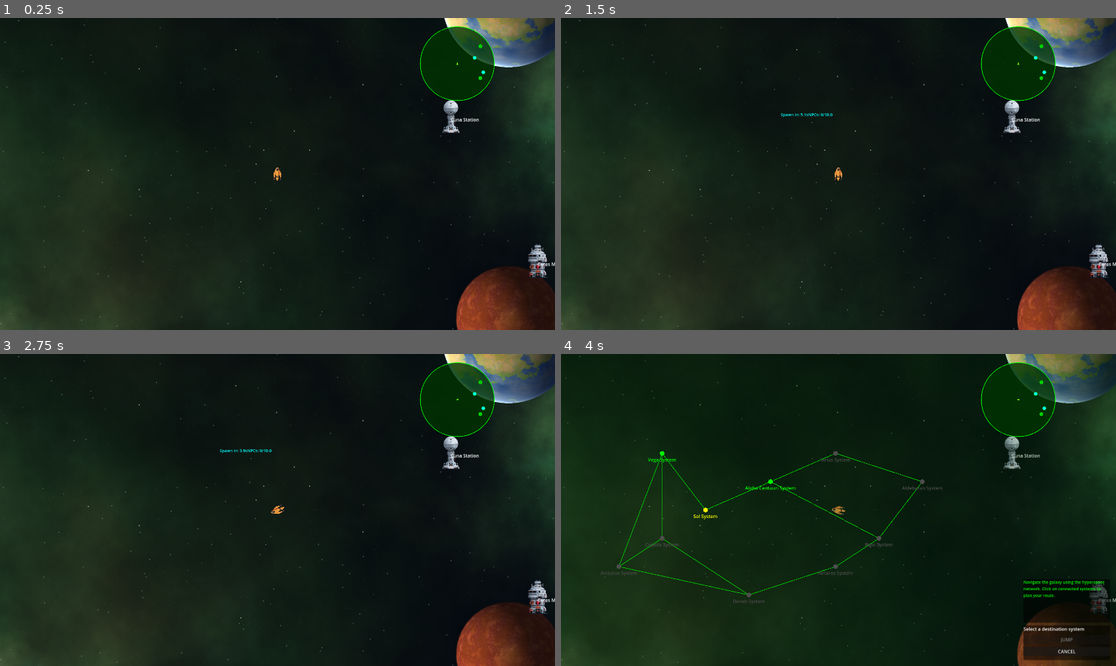
Above: before the commit, frames 1-4 (two rows, left to right).
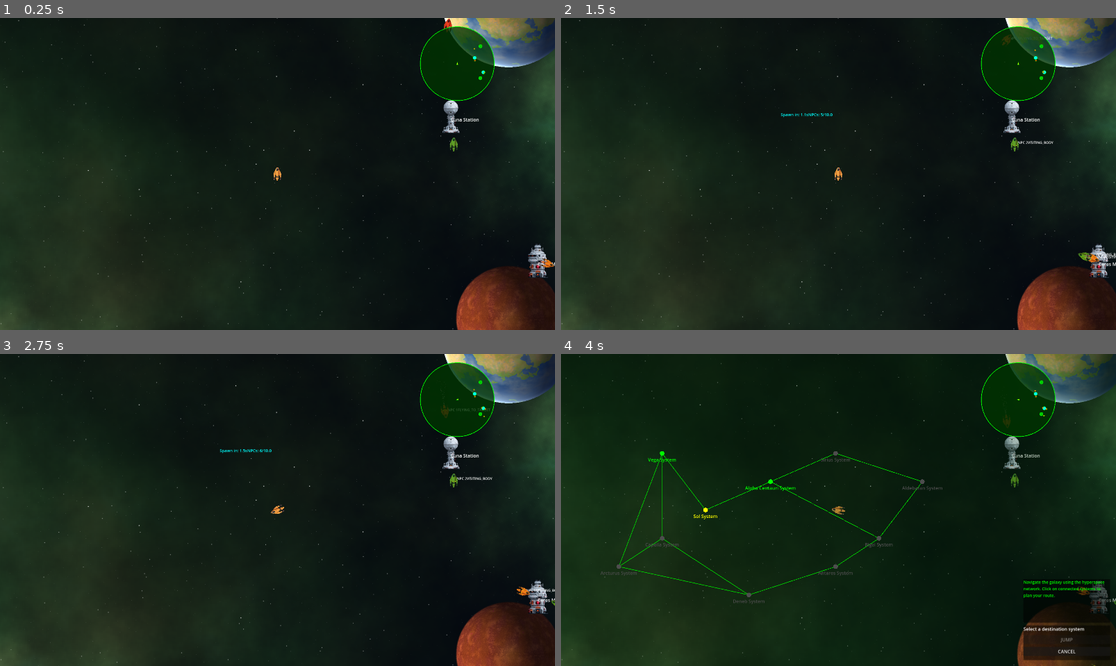
Above: after the commit, the same moments.

Repository: krets/GN_Prototype
Game: Godot game, scene res://scenes/Main.tscn
Two runs of this game, one before a commit and one after it. Both use one fixed random seed, a clock stepped at 60 frames per second and the inputs below.
Inputs (mouse positions are in pixels of both pictures, inside the frame that each line leads up to):
- Up to frame 1 (0.25 s): no input
- Up to frame 2 (1.5 s): tap Enter (ui_accept) at 0.5, 0.77, 1.07 s; move the mouse to (960, 158) at 0.52 s; hold Right (turn_right) 0.53-1.25 s; hold H (hyperspace) 0.53-1.25 s; click (960, 158) at 0.67 s; tap Space (interact) at 0.8 s; click "CANCEL" at 1.25 s
- Up to frame 3 (2.75 s): move the mouse to (166, 525) at 2.02 s; hold Left (turn_left) from 2.03 s (still down); tap Space (interact) at 2.1 s; tap Enter (ui_accept) at 2.27, 2.3, 2.57 s
- Up to frame 4 (4 s): move the mouse to (894, 441) at 2.77 s; release Left (turn_left) at 2.78 s; hold Right (turn_right) 2.78-3.53 s; hold Enter (ui_accept) 2.78-3.53 s; tap H (hyperspace) at 3.05, 3.6 s; move the mouse to (838, 510) at 3.52 s; hold Up (thrust) from 3.53 s (still down); click (838, 510) at 3.67 s; tap Enter (ui_accept) at 3.77 s; tap Space (interact) at 3.8 s

The runs differ from the first frame. In frame 1, 0.1% of the frame differs, in the area x 79-100%, y 0-80%; in frame 2, 0.3%, in the area x 43-100%, y 5-79%; in frame 3, 0.2%; in frame 4, 0.1%.

Commit message:
Pretty decent NPC update, some mistakes remain
A couple NPCs spawn within view and sometimes they spawn "dead" and never do anything.

Diff:
--- a/data/universe.json
+++ b/data/universe.json
@@ -7,7 +7,7 @@
 	  "background": "res://backgrounds/sol_nebula.png",
 	  "connections": ["alpha_centauri", "vega_system"],
 	  "traffic": {
-		"spawn_frequency": 5.0,
+		"spawn_frequency": 1.0,
 		"max_npcs": 10,
 		"spawn_frequency_variance": 3.0,
 		"npc_config": {
--- a/scripts/NPCShip.gd
+++ b/scripts/NPCShip.gd
@@ -84,9 +84,9 @@
 
 func randomize_ship_stats():
 	"""Add some variety to ship performance"""
-	thrust_modifier = randf_range(0.6, 1.2)
-	turn_rate_modifier = randf_range(0.6, 1.2)
-	visit_duration = randf_range(4.0, 10.0)  # Increased visit duration
+	thrust_modifier = randf_range(0.8, 1.2)
+	turn_rate_modifier = randf_range(0.8, 1.2)
+	visit_duration = randf_range(8.0, 20.0)  # Increased visit duration
 
 	# Apply modifiers
 	thrust_power *= thrust_modifier
@@ -293,20 +293,20 @@
 	var angle_diff = angle_difference(rotation, desired_rotation)
 
 	# Smooth turning - only turn if the angle difference is significant
-	if abs(angle_diff) > 0.4:  # Larger threshold to reduce jittery movement
+	if abs(angle_diff) > 0.2:  # Larger threshold to reduce jittery movement
 		var turn_direction = sign(angle_diff) * -1
-		var turn_speed = rotation_speed * 0.3  # Slower turning for smoothness
+		var turn_speed = rotation_speed * 0.7  # Slower turning for smoothness
 		state.angular_velocity = turn_direction * turn_speed
 	else:
 		# Gradually reduce angular velocity for smoother movement
-		state.angular_velocity *= 0.95
+		state.angular_velocity *= 0.8
 
 	# Calculate if we need to decelerate
 	var decel_distance = stop_distance * 3.0  # Start decelerating 3x the stop distance away
 	var facing_direction = Vector2(0, -1).rotated(rotation)
 	var dot_product = facing_direction.dot(direction_to_target)
 
-	if dot_product > 0.1:  # Facing within ~70 degrees (more lenient)
+	if dot_product > 0.3:  # Facing within ~70 degrees (more lenient)
 		if distance_to_target > decel_distance:
 			# Far away - normal thrust
 			var thrust_vector = Vector2(0, -thrust_power * 0.8).rotated(rotation)  # Reduced thrust
@@ -347,7 +347,7 @@
 	var angle_diff = angle_difference(rotation, desired_rotation)
 
 	# Very smooth turning
-	if abs(angle_diff) > 0.6:  # Even larger threshold
+	if abs(angle_diff) > 0.3:  # Even larger threshold
 		var turn_direction = sign(angle_diff) * -1
 		var turn_speed = rotation_speed * 0.5  # Even slower turning
 		state.angular_velocity = turn_direction * turn_speed
@@ -464,16 +464,20 @@
 func cleanup_and_remove():
 	"""Clean up and remove this NPC"""
 	print("NPC completing hyperspace exit and removing")
-	# Notify traffic manager that this NPC is leaving
-	var traffic_manager = get_tree().get_first_node_in_group("traffic_manager")
-	if traffic_manager and traffic_manager.has_method("_on_npc_removed"):
-		traffic_manager._on_npc_removed(self)
+
+	# Notify traffic manager that this NPC is leaving (with safety check)
+	var tree = get_tree()
+	if tree:
+		var traffic_manager = tree.get_first_node_in_group("traffic_manager")
+		if traffic_manager and traffic_manager.has_method("_on_npc_removed"):
+			traffic_manager._on_npc_removed(self)
 
 	queue_free()
 
 func _on_system_changed(_system_id: String):
 	"""Clean up if system changes while NPC exists"""
-	cleanup_and_remove()
+	# Use call_deferred to avoid tree access issues during system transitions
+	call_deferred("queue_free")
 
 # Debug visualization
 func _draw():
--- a/scripts/TrafficManager.gd
+++ b/scripts/TrafficManager.gd
@@ -86,18 +86,193 @@
 
 func create_npc_ship() -> NPCShip:
 	"""Create and configure a new NPC ship"""
-	var npc_scene = preload("res://scenes/NPCShip.tscn")
-	if not npc_scene:
+	var npc_ship_scene = load("res://scenes/NPCShip.tscn")
+	if not npc_ship_scene:
 		push_error("Could not load NPCShip.tscn")
 		return null
 
-	var npc_ship = npc_scene.instantiate()
+	var npc_ship = npc_ship_scene.instantiate()
 
 	# Configure with system settings
 	var npc_config = system_traffic_config.get("npc_config", default_config.npc_config)
 	npc_ship.configure_npc(npc_config)
 
 	return npc_ship
+
+func spawn_initial_npcs():
+	"""Spawn NPCs already in the system when player arrives"""
+	var max_npcs = system_traffic_config.get("max_npcs", default_config.max_npcs)
+	var initial_count = max(1, max_npcs / 2)  # Spawn about half the max NPCs initially
+
+	if debug_mode:
+		print("TrafficManager: Spawning ", initial_count, " initial NPCs")
+
+	for i in range(initial_count):
+		spawn_existing_npc()
+
+		# Small delay between spawns to spread them out
+		await get_tree().create_timer(0.1).timeout
+
+func spawn_existing_npc():
+	"""Spawn an NPC that's already been in the system for a while"""
+	var npc_ship = create_npc_ship()
+	if not npc_ship:
+		return
+
+	# Use call_deferred to avoid "busy setting up children" error
+	get_parent().add_child.call_deferred(npc_ship)
+	current_npcs.append(npc_ship)
+
+	# Wait for the NPC to be added to the scene tree before configuring
+	await get_tree().process_frame
+
+	# Make sure the NPC is still valid after the frame wait
+	if not is_instance_valid(npc_ship):
+		return
+
+	# Choose a random initial state and position
+	var initial_state = choose_initial_npc_state()
+
+	match initial_state:
+		"visiting":
+			spawn_npc_at_celestial_body(npc_ship)
+		"traveling_to_planet":
+			spawn_npc_traveling_to_planet(npc_ship)
+		"traveling_to_exit":
+			spawn_npc_traveling_to_exit(npc_ship)
+		_:  # Default case including "mid_system"
+			spawn_npc_mid_system(npc_ship)
+
+	if debug_mode:
+		print("TrafficManager: Spawned existing NPC in state: ", initial_state)
+
+func choose_initial_npc_state() -> String:
+	"""Choose what state the pre-existing NPC should be in"""
+	var states = ["visiting", "traveling_to_planet", "traveling_to_exit", "mid_system"]
+	var weights = [0.3, 0.3, 0.2, 0.2]  # 30% visiting, 30% traveling to planet, etc.
+
+	var random_value = randf()
+	var cumulative = 0.0
+
+	for i in range(states.size()):
+		cumulative += weights[i]
+		if random_value <= cumulative:
+			return states[i]
+
+	return "mid_system"
+
+func spawn_npc_at_celestial_body(npc_ship: NPCShip):
+	"""Spawn NPC already visiting a celestial body"""
+	var celestial_body = choose_random_celestial_body()
+	if not celestial_body:
+		# Fallback to mid-system spawn
+		spawn_npc_mid_system(npc_ship)
+		return
+
+	# Position near the celestial body
+	var body_pos = celestial_body.global_position
+	var offset = Vector2(randf_range(-100, 100), randf_range(-100, 100))
+	npc_ship.global_position = body_pos + offset
+	npc_ship.linear_velocity = Vector2.ZERO
+
+	# Set NPC state to visiting
+	npc_ship.target_celestial_body = celestial_body
+	npc_ship.current_ai_state = npc_ship.AIState.VISITING_BODY
+	npc_ship.visit_timer = randf_range(0, npc_ship.visit_duration * 0.8)  # Already been there a while
+
+func spawn_npc_traveling_to_planet(npc_ship: NPCShip):
+	"""Spawn NPC traveling toward a celestial body"""
+	var celestial_body = choose_random_celestial_body()
+	if not celestial_body:
+		spawn_npc_mid_system(npc_ship)
+		return
+
+	# Position somewhere between system edge and the celestial body
+	var body_pos = celestial_body.global_position
+	var system_center = Vector2.ZERO
+	var direction_to_body = (body_pos - system_center).normalized()
+
+	# Random distance along the path
+	var distance_factor = randf_range(0.3, 0.8)
+	var planet_distance = 2000 * distance_factor
+	npc_ship.global_position = system_center + direction_to_body * planet_distance
+
+	# Set velocity toward the planet
+	var travel_speed = randf_range(200, 300)
+	npc_ship.linear_velocity = (body_pos - npc_ship.global_position).normalized() * travel_speed
+
+	# Set appropriate rotation
+	npc_ship.rotation = npc_ship.linear_velocity.angle() - PI/2
+
+	# Set NPC state
+	npc_ship.target_celestial_body = celestial_body
+	npc_ship.current_ai_state = npc_ship.AIState.FLYING_TO_TARGET
+
+func spawn_npc_traveling_to_exit(npc_ship: NPCShip):
+	"""Spawn NPC traveling toward hyperspace exit"""
+	var system_center = Vector2.ZERO
+	var exit_direction = Vector2(randf_range(-1, 1), randf_range(-1, 1)).normalized()
+
+	# Position somewhere in mid-system
+	var exit_distance = randf_range(800, 1500)
+	npc_ship.global_position = system_center + Vector2(randf_range(-exit_distance, exit_distance), randf_range(-exit_distance, exit_distance))
+
+	# Set velocity toward exit
+	var travel_speed = randf_range(150, 250)
+	npc_ship.linear_velocity = exit_direction * travel_speed
+
+	# Set appropriate rotation
+	npc_ship.rotation = npc_ship.linear_velocity.angle() - PI/2
+
+	# Set exit target
+	npc_ship.target_position = system_center + exit_direction * 3500.0
+	npc_ship.current_ai_state = npc_ship.AIState.FLYING_TO_EXIT
+
+func spawn_npc_mid_system(npc_ship: NPCShip):
+	"""Spawn NPC in middle of system with random movement"""
+	# Random position in mid-system
+	var mid_distance = randf_range(500, 1200)
+	var spawn_angle = randf() * TAU
+	npc_ship.global_position = Vector2.from_angle(spawn_angle) * mid_distance
+
+	# Random velocity
+	var travel_speed = randf_range(100, 200)
+	var travel_angle = randf() * TAU
+	npc_ship.linear_velocity = Vector2.from_angle(travel_angle) * travel_speed
+
+	# Set appropriate rotation
+	npc_ship.rotation = npc_ship.linear_velocity.angle() - PI/2
+
+	# Choose a random celestial body to target
+	var celestial_body = choose_random_celestial_body()
+	if celestial_body:
+		npc_ship.target_celestial_body = celestial_body
+		npc_ship.current_ai_state = npc_ship.AIState.FLYING_TO_TARGET
+	else:
+		# No celestial bodies, head to exit
+		var exit_direction = Vector2(randf_range(-1, 1), randf_range(-1, 1)).normalized()
+		npc_ship.target_position = exit_direction * 3500.0
+		npc_ship.current_ai_state = npc_ship.AIState.FLYING_TO_EXIT
+
+func choose_random_celestial_body() -> Node2D:
+	"""Choose a random celestial body from the current system"""
+	var system_scene = get_tree().get_first_node_in_group("system_scene")
+	if not system_scene:
+		return null
+
+	var celestial_container = system_scene.get_node_or_null("CelestialBodies")
+	if not celestial_container:
+		return null
+
+	var available_bodies = []
+	for child in celestial_container.get_children():
+		if child.has_method("can_interact"):
+			available_bodies.append(child)
+
+	if available_bodies.size() > 0:
+		return available_bodies[randi() % available_bodies.size()]
+
+	return null
 
 func calculate_hyperspace_entry() -> Dictionary:
 	"""Calculate where and how an NPC should enter from hyperspace"""
@@ -201,6 +376,9 @@
 	# Load new system configuration
 	load_system_traffic_config(system_id)
 
+	# Spawn initial NPCs to populate the system
+	spawn_initial_npcs()
+
 	# Activate traffic for new system
 	active = true
 
@@ -210,7 +388,7 @@
 	if debug_mode:
 		print("TrafficManager: System changed to ", system_id, " - Config: ", system_traffic_config)
 
-func load_system_traffic_config(system_id: String):
+func load_system_traffic_config(_system_id: String):
 	"""Load traffic configuration for the specified system"""
 	var system_data = UniverseManager.get_current_system()
 	system_traffic_config = system_data.get("traffic", {})
@@ -233,7 +411,8 @@
 	"""Remove all current NPCs (used when changing systems)"""
 	for npc in current_npcs:
 		if is_instance_valid(npc):
-			npc.cleanup_and_remove()
+			# Use call_deferred to avoid tree access issues during system changes
+			npc.call_deferred("queue_free")
 	current_npcs.clear()
 
 func _on_npc_removed(npc: NPCShip):
@@ -242,9 +421,9 @@
 	if debug_mode:
 		print("TrafficManager: NPC removed, ", current_npcs.size(), " remaining")
 
-func set_debug_mode(enabled: bool):
+func set_debug_mode(_enabled: bool):
 	"""Enable/disable debug mode"""
-	debug_mode = enabled
+	debug_mode = _enabled
 	queue_redraw()
 
 func _draw():
